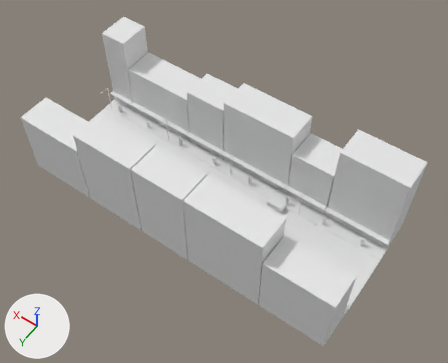
The glTF model 04_ThreeJS/web/colisao.glb: old version first, new version second.
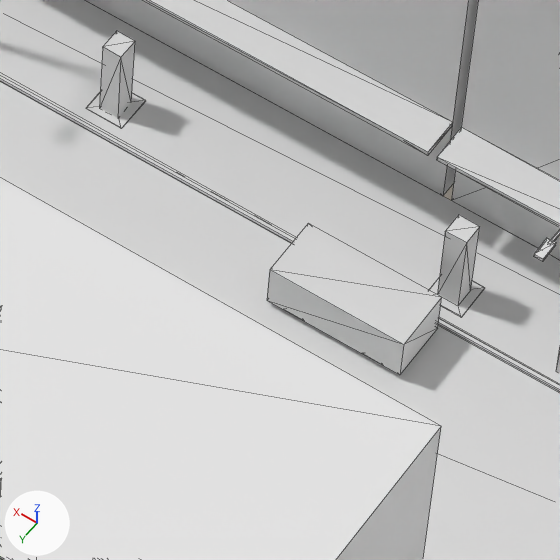
There are two pictures of each version: one whole from a 50 mm camera at (-60.9, 80.9, 134.4) aimed at (-4.3, 1.7, 9.9), one close up on the part from 53% to 67% of the width and 47% to 64% of the height. Lighting does not change. The marker at lower left points along +X, +Y and +Z. The older version's two pictures come first. The close-ups show mesh edges as thin lines. Vertices at exactly the same position are counted once.

Names of what the first close-up shows: 'Colisao'.
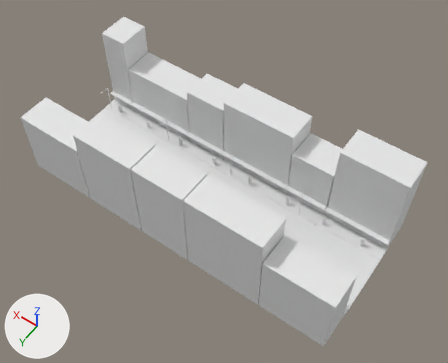
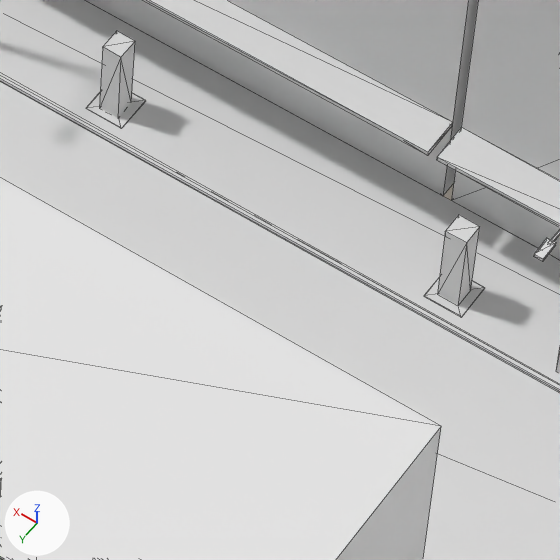
Scene script edits in JSON lines:
```json
{"block": "me_colisao", "where": "# used by ob_colisao; location = (0.0, 0.0, 0.0)"}
{"op": "remove", "block": "me_colisao", "code": "me_colisao.from_pydata(...)  # 1900 vertices, 2820 faces; spans x -46.0..46.0, y -20.0..21.0, z -0.2..25.4"}
{"op": "add", "block": "me_colisao", "code": "me_colisao.from_pydata(...)  # 1860 vertices, 2760 faces; spans x -46.0..46.0, y -20.0..21.0, z -0.2..25.4"}
{"block": "me_colisao", "change": "me_colisao part 1: the loose piece of 8 vertices spanning x -18.3..-13.7, y -6.8..-4.7, z 0.2..1.7 is deleted"}
{"block": "me_colisao", "change": "other edits to the shape of me_colisao do not show in these pictures"}
```

Changed parts and their boxes [x1, y1, x2, y2] in the close-ups (560 x 560 px):
```json
{"part": 1, "of": "me_colisao", "change": "deleted", "before": [267, 223, 442, 375]}
```
